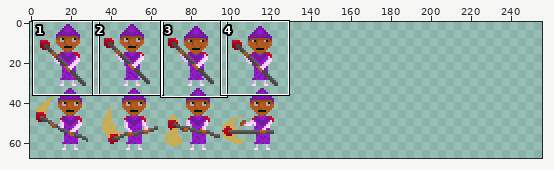
Sprite sheet, stored at res/mage.png. Above: a wide view before the commit, with the close-up outlined.
Close-up. The starting point:
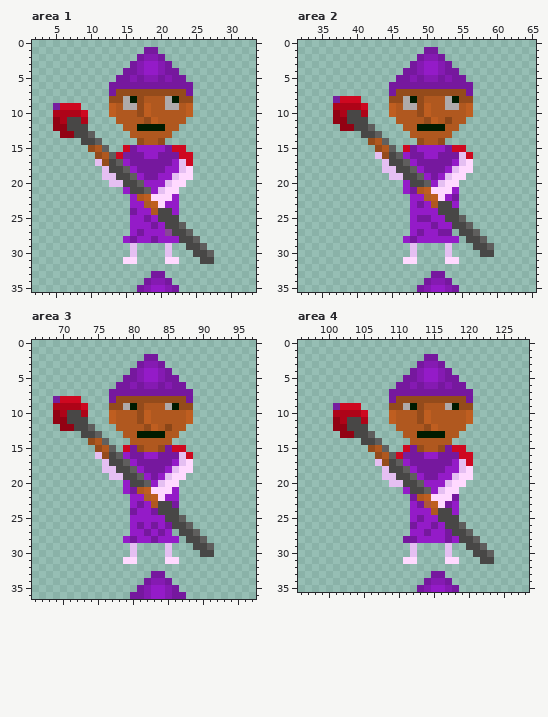
The file is 256x256 pixels. Pixels under 10% opacity are left out. Colours within 5 levels of each other are drawn and written as one. Shown: area 1: x 2..33, y 0..35; area 2: x 32..65, y 0..35; area 3: x 66..97, y 0..36; area 4: x 96..128, y 0..35. The wide view leaves out empty margins. The commit also changed other parts of the picture, which this record leaves out.
Now the later version:
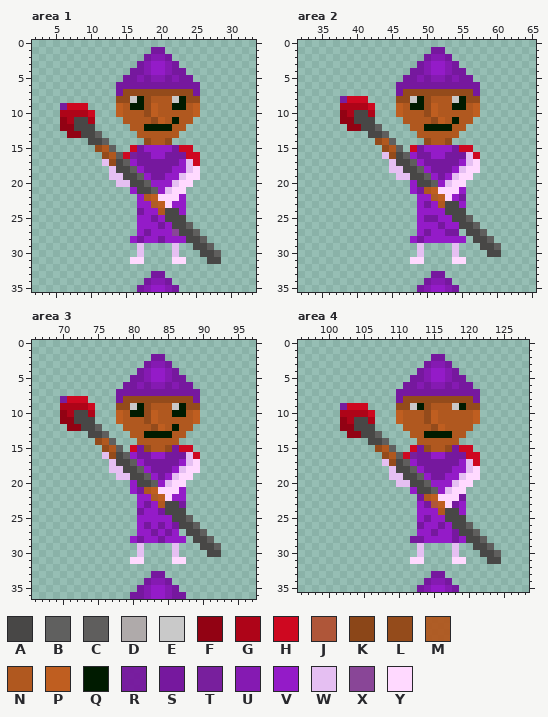
Palette (. is transparent): A #484746  B #5f5e5df9  C #5f5e5d  D #afaaaa  E #c9c9c9  F #920213  G #ae0418  H #ce0820  J #af5639  K #8b4618  L #944b1b  M #b0581ff3  N #b0581f  P #bf5e20  Q #001b00  R #76189ef6  S #76189e  T #781f9d  U #851ab2  V #941bc8  W #e5bff2  X #894697  Y #ffd9ff
What changed:
Area 1:
y 1: x 18 S -> .; x 20 . -> S
y 2: x 17..18 SU -> .S; x 20..21 S. -> US
y 3: x 16..18 SUV -> .SU; x 20..22 US. -> VUS
y 4: x 15 S -> .; x 17..18 UV -> SU; x 20..21 US -> VU; x 23 . -> S
y 5: x 14 S -> .; x 16..18 USU -> SUS; x 20..22 SUS -> USU; x 24 . -> S
y 6: x 13 S -> .; x 25 . -> S
y 7: x 13..14 SL -> .S; x 24..25 S. -> LS
y 8: x 13 L -> .; x 15..18 DQLN -> LEQL; x 21..23 DQL -> NEQ; x 25 . -> L
y 9: x 5..6 RH -> .R; x 9 . -> H; x 13..19 PNDDLPN -> .PNQQLP; x 21..25 DDNP. -> NQQNP
y 10: x 5 G -> .; x 9..10 H. -> GH; x 13..14 PN -> .P; x 17..19 LPN -> NLP; x 24..25 P. -> NP
y 11: x 5..7 FGA -> .FG; x 9..10 G. -> AG; x 14 N -> .; x 18..20 LPN -> NLP; x 22 N -> Q; x 24 . -> N
y 12: x 5 F -> .; x 7 A -> F; x 10 . -> A; x 15 N -> .; x 17 Q -> N; x 21 N -> Q; x 23 . -> N
y 13: x 6 F -> .; x 8 A -> F; x 10..11 C. -> AC; x 16 N -> .; x 22 . -> N
y 14: x 9 A -> .; x 11..12 C. -> AC; x 17..18 LN -> .L; x 20..21 L. -> NL
y 15: x 10..13 LNB. -> .LNB; x 15..17 HSV -> .HS; x 21..22 SH -> VS; x 24 . -> H
y 16: x 11..16 LNCHTS -> .LNCHT; x 18 V -> S; x 20 S -> V; x 23 H -> S; x 25 . -> H
y 17: x 11..16 WLACVS -> .WLACV; x 22..25 VWH. -> SVWH
y 18: x 12..13 WA -> .W; x 15..17 CVS -> ACV; x 21 V -> S; x 23..25 WY. -> VWY
y 19: x 12 W -> .; x 14 A -> W; x 16..18 CVS -> ACV; x 20 V -> S; x 22..23 WY -> VW; x 25 . -> Y
y 20: x 13 W -> .; x 15 A -> W; x 17..18 CV -> AC; x 21..22 WY -> VW; x 24 . -> Y
y 21: x 15..16 VA -> .V; x 18..21 CVWY -> ACVW; x 23 . -> Y
y 22: x 16..19 VNPY -> .VNP; x 22..23 V. -> YV
y 23: x 16 V -> .; x 18..21 MPYV -> VMPY; x 23 . -> V
y 24: x 16..17 SV -> .S; x 19..20 NA -> VN; x 22..23 V. -> AV
y 25: x 16 V -> .; x 18..20 SVA -> VSV; x 23 . -> A
y 26: x 16 V -> .; x 19..21 SVA -> VSV; x 23..24 C. -> AC
y 27: x 16..18 VSV -> .VS; x 21..22 XA -> VX; x 24..25 C. -> AC
y 28: x 15..17 VSV -> .VS; x 19..20 SV -> VS; x 23 A -> V; x 25..26 C. -> AC
y 29: x 16..17 W. -> .W; x 21..22 W. -> .W; x 24 A -> .; x 26..27 C. -> AC
y 30: x 16..17 W. -> .W; x 21..22 W. -> .W; x 25 A -> .; x 27..28 C. -> AC
y 31: x 15 Y -> .; x 17 . -> Y; x 21 Y -> .; x 23 . -> Y; x 26 A -> .; x 28 . -> A
Area 2:
y 1: x 50 S -> .; x 52 . -> S
y 2: x 49..50 SU -> .S; x 52..53 S. -> US
y 3: x 48..50 SUV -> .SU; x 52..54 US. -> VUS
y 4: x 47 S -> .; x 49..50 UV -> SU; x 52..53 US -> VU; x 55 . -> S
y 5: x 46 S -> .; x 48..50 USU -> SUS; x 52..54 SUS -> USU; x 56 . -> S
y 6: x 45 S -> .; x 57 . -> S
y 7: x 45..46 SL -> .S; x 56..57 S. -> LS
y 8: x 37..38 RH -> .R; x 41 . -> H; x 45 L -> .; x 47..50 DQLN -> LEQL; x 53..55 DQL -> NEQ; x 57 . -> L
y 9: x 37 G -> .; x 41..42 H. -> GH; x 45..51 PNDDLPN -> .PNQQLP; x 53..57 DDNP. -> NQQNP
y 10: x 37..39 FGA -> .FG; x 41..42 G. -> AG; x 45..46 PN -> .P; x 49..51 LPN -> NLP; x 56..57 P. -> NP
y 11: x 37 F -> .; x 39 A -> F; x 42 . -> A; x 46 N -> .; x 50..54 LPNKN -> NLPNQ; x 56 . -> N
y 12: x 38 F -> .; x 40 A -> F; x 42..43 C. -> AC; x 47 N -> .; x 49 Q -> N; x 53 N -> Q; x 55 . -> N
y 13: x 41 A -> .; x 43..44 C. -> AC; x 48 N -> .; x 54 . -> N
y 14: x 42..45 LNB. -> .LNB; x 49..50 LN -> .L; x 52..53 L. -> NL
y 15: x 43..49 LNC.HSV -> .LNC.HS; x 53..54 SH -> VS; x 56 . -> H
y 16: x 43..48 WLACVS -> .WLACV; x 50 V -> S; x 52 S -> V; x 55..57 WH. -> SWH
y 17: x 44..45 WA -> .W; x 47..49 CVS -> ACV; x 54..57 VWY. -> SVWY
y 18: x 44 W -> .; x 46 A -> W; x 48..50 CVS -> ACV; x 53..55 VWY -> SVW; x 57 . -> Y
y 19: x 45 W -> .; x 47 A -> W; x 49..54 CVSVWY -> ACVSVW; x 56 . -> Y
y 20: x 47..48 VA -> .V; x 50..53 CVWY -> ACVW; x 55 . -> Y
y 21: x 47..51 VSNPY -> .VSNP; x 54..55 V. -> YV
y 22: x 48 V -> .; x 50..55 MPYVS. -> VMPYVS
y 23: x 48..52 VSVNA -> .VSVN; x 54..55 V. -> AV
y 24: x 48 V -> .; x 52 A -> V; x 55 . -> A
y 25: x 48..49 VS -> .V; x 51 V -> S; x 53 A -> V; x 55..56 C. -> AC
y 26: x 48 V -> .; x 51..52 SV -> VS; x 54 A -> V; x 56..57 C. -> AC
y 27: x 48..50 VSV -> .VS; x 52 S -> V; x 54..55 .A -> S.; x 57..58 C. -> AC
y 28: x 47..49 VSV -> .VS; x 55..56 .A -> V.; x 58..59 C. -> AC
y 29: x 48..49 W. -> .W; x 53..54 W. -> .W; x 57 A -> .; x 59..60 C. -> AC
y 30: x 48..49 W. -> .W; x 53..54 W. -> .W; x 58 A -> .; x 60 . -> A
y 31: x 47 Y -> .; x 49 . -> Y; x 53 Y -> .; x 55 . -> Y
Area 3:
y 2: x 82 S -> .; x 84 . -> S
y 3: x 81..82 SU -> .S; x 84..85 S. -> US
y 4: x 80..82 SUV -> .SU; x 84..86 US. -> VUS
y 5: x 79 S -> .; x 81..82 UV -> SU; x 84..85 US -> VU; x 87 . -> S
y 6: x 78 S -> .; x 80..82 USU -> SUS; x 84..86 SUS -> USU; x 88 . -> S
y 7: x 77 S -> .; x 89 . -> S
y 8: x 69..70 RH -> .R; x 73 . -> H; x 77..78 SL -> .S; x 88..89 S. -> LS
y 9: x 69 G -> .; x 73..74 H. -> GH; x 77 L -> .; x 79..82 DQLN -> LEQL; x 85..87 DQL -> NEQ; x 89 . -> L
y 10: x 69..71 FGA -> .FG; x 73..74 G. -> AG; x 77..78 PN -> .P; x 80..83 NLPN -> QQLP; x 86..89 NNP. -> QQNP
y 11: x 69 F -> .; x 71 A -> F; x 74 . -> A; x 77..78 PN -> .P; x 81..83 LPN -> NLP; x 88..89 P. -> NP
y 12: x 70 F -> .; x 72 A -> F; x 74..75 C. -> AC; x 78 N -> .; x 82..86 LPNKN -> NLPNQ; x 88 . -> N
y 13: x 73 A -> .; x 75..76 C. -> AC; x 79 N -> .; x 81 Q -> N; x 85 N -> Q; x 87 . -> N
y 14: x 74..77 LNB. -> .LNB; x 80 N -> .; x 86 . -> N
y 15: x 75..82 LNC.HSLN -> .LNC.HSL; x 84..86 LSH -> NLS; x 88 . -> H
y 16: x 75..80 WLACVS -> .WLACV; x 82 V -> S; x 84 S -> V; x 87..89 WH. -> SWH
y 17: x 76..77 WA -> .W; x 79..81 CVS -> ACV; x 86..89 VWY. -> SVWY
y 18: x 76 W -> .; x 78 A -> W; x 80..82 CVS -> ACV; x 85..87 VWY -> SVW; x 89 . -> Y
y 19: x 77 W -> .; x 79 A -> W; x 81..86 CVSVWY -> ACVSVW; x 88 . -> Y
y 20: x 79..80 VA -> .V; x 82..85 CVWY -> ACVW; x 87 . -> Y
y 21: x 79..83 VSNPY -> .VSNP; x 86..87 V. -> YV
y 22: x 80 V -> .; x 82..85 MPYV -> VMPY; x 87 . -> V
y 23: x 80..84 VSVNA -> .VSVN; x 86..87 S. -> AS
y 24: x 80..81 SV -> .S; x 83..84 SA -> VS; x 87 . -> A
y 25: x 80 V -> .; x 85 A -> V; x 87..88 C. -> AC
y 26: x 80..86 VSVSVSA -> .VSVSVS; x 88..89 C. -> AC
y 27: x 80 V -> .; x 82..87 SVSV.A -> VSVSV.; x 89..90 C. -> AC
y 28: x 79..81 VSV -> .VS; x 83..84 SV -> VS; x 87..88 .A -> V.; x 90..91 C. -> AC
y 29: x 80..81 W. -> .W; x 85..86 W. -> .W; x 89 A -> .; x 91..92 C. -> AC
y 30: x 80..81 W. -> .W; x 85..86 W. -> .W; x 90 A -> .; x 92 . -> A
y 31: x 79 Y -> .; x 81 . -> Y; x 85 Y -> .; x 87 . -> Y
Area 4:
y 2: x 114 S -> .; x 116 . -> S
y 3: x 113..114 SU -> .S; x 116..117 S. -> US
y 4: x 112..114 SUV -> .SU; x 116..118 US. -> VUS
y 5: x 111 S -> .; x 113..114 UV -> SU; x 116..117 US -> VU; x 119 . -> S
y 6: x 110 S -> .; x 112..114 USU -> SUS; x 116..118 SUS -> USU; x 120 . -> S
y 7: x 109 S -> .; x 121 . -> S
y 8: x 109..110 SL -> .S; x 120..121 S. -> LS
y 9: x 101..102 RH -> .R; x 105 . -> H; x 109 L -> .; x 111..114 DQLN -> LEQL; x 117..119 DQL -> NEQ; x 121 . -> L
y 10: x 101 G -> .; x 105..106 H. -> GH; x 109..110 PN -> .P; x 113..115 LPN -> NLP; x 120..121 P. -> NP
y 11: x 101..103 FGA -> .FG; x 105..106 G. -> AG; x 109..110 PN -> .P; x 113..115 LPN -> NLP; x 120..121 P. -> NP
y 12: x 101 F -> .; x 103 A -> F; x 106 . -> A; x 110 N -> .; x 114..116 LPN -> NLP; x 120 . -> N
y 13: x 102 F -> .; x 104 A -> F; x 106..107 C. -> AC; x 111 N -> .; x 113 Q -> N; x 117 N -> Q; x 119 . -> N
y 14: x 105 A -> .; x 107..108 C. -> AC; x 112 N -> .; x 118 . -> N
y 15: x 106..109 LNB. -> .LNB; x 111..114 HSLN -> .HSL; x 116..118 LSH -> NLS; x 120 . -> H
y 16: x 107..112 LNCHTS -> .LNCHT; x 114 V -> S; x 116 S -> V; x 119 H -> S; x 121 . -> H
y 17: x 107..112 WLACVS -> .WLACV; x 118..121 VWH. -> SVWH
y 18: x 108..109 WA -> .W; x 111..113 CVS -> ACV; x 117 V -> S; x 119..121 WY. -> VWY
y 19: x 108 W -> .; x 110 A -> W; x 112..114 CVS -> ACV; x 116 V -> S; x 118..119 WY -> VW; x 121 . -> Y
y 20: x 109 W -> .; x 111 A -> W; x 113..114 CV -> AC; x 117..118 WY -> VW; x 120 . -> Y
y 21: x 111..112 VA -> .V; x 114..117 CVWY -> ACVW; x 119 . -> Y
y 22: x 112..115 SNPY -> .SNP; x 118..119 S. -> YS
y 23: x 112..119 VSJPYSV. -> .VSJPYSV
y 24: x 112 V -> .; x 115..116 NA -> VN; x 118..119 V. -> AV
y 25: x 112..114 VSV -> .VS; x 116 A -> V; x 119 . -> A
y 26: x 112..113 SV -> .S; x 115..117 SVA -> VSV; x 119..120 C. -> AC
y 27: x 112 V -> .; x 114..115 SV -> VS; x 117..118 SA -> VS; x 120..121 C. -> AC
y 28: x 111 S -> .; x 113 V -> S; x 117..119 SVA -> VSV; x 121..122 C. -> AC
y 29: x 112..113 W. -> .W; x 117..118 W. -> .W; x 120 A -> .; x 122..123 C. -> AC
y 30: x 112..113 W. -> .W; x 117..118 W. -> .W; x 121 A -> .; x 123..124 C. -> AC
y 31: x 111 Y -> .; x 113 . -> Y; x 117 Y -> .; x 119 . -> Y; x 122 A -> .; x 124 . -> A
Where, in picture pixels (left, top, right, bottom), the same in both close-ups:
changed: (53, 47, 221, 264)
changed: (333, 47, 501, 264)
changed: (53, 354, 221, 564)
changed: (333, 354, 501, 564)
